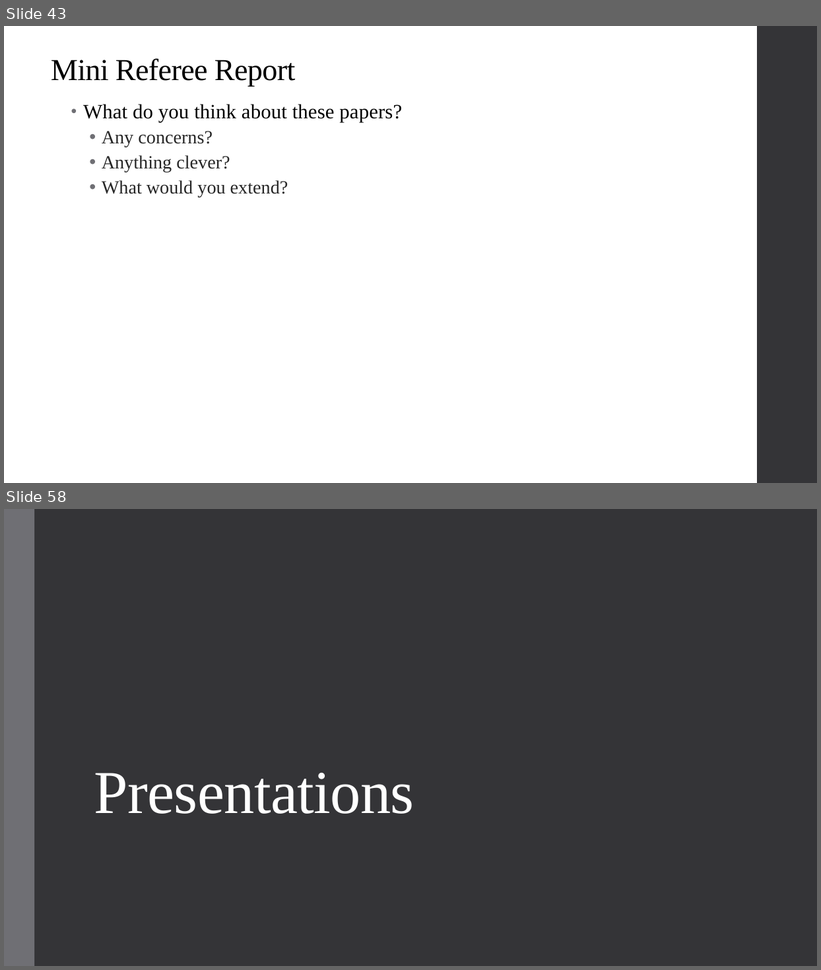
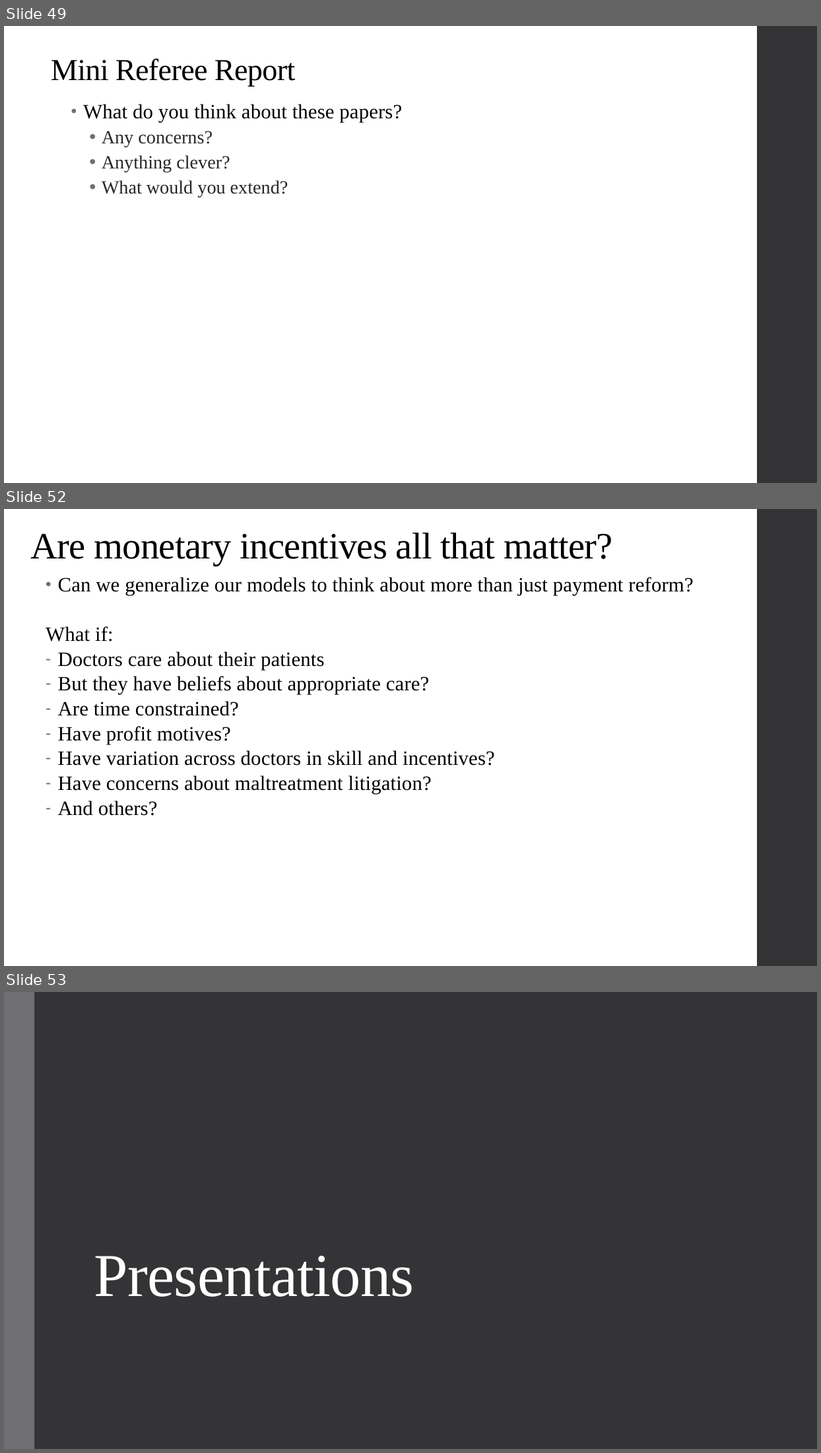
Before and after one commit to alex-hoagland/HAD6750H, a slide deck: Lecture04_ProviderPayment/L4Slides_ProviderPayment_2023W.pptx. Shown one above the other, each under a label of ours: slides 43 and 58 before the commit, slides 49, 52 and 53 after it; the slides between them are not shown. The pictures are 821x970 and 821x1453 pixels, drawn with LibreOffice and Linux fonts; fonts in the diff are those of the drawing. Boxes give left, top, right and bottom in pixels: in the first picture for what was removed or moved away, otherwise in the second. Text is boxed around its words. In the diff, an @@ line names an element or a change of style, - is before the commit and + after.

```diff
--- a/Lecture04_ProviderPayment/L4Slides_ProviderPayment_2023W.pptx
+++ b/Lecture04_ProviderPayment/L4Slides_ProviderPayment_2023W.pptx
@@ slide 52 added at bbox=[4, 509, 817, 966], background #FFFFFF; not listed: 1 template element that a slide beside it also shows @@
@@ title added at bbox=[30, 532, 613, 566], 44 pt, text #000000 @@
+Are monetary incentives all that matter?
@@ text added at bbox=[46, 577, 693, 816], 24 pt, text #000000 @@
+• Can we generalize our models to think about more than just payment reform?
+What if:
+– Doctors care about their patients
+– But they have beliefs about appropriate care?
+– Are time constrained?
+– Have profit motives?
+– Have variation across doctors in skill and incentives?
+– Have concerns about maltreatment litigation?
+– And others?
@@ what was slide 43 is now slide 49 @@
@@ what was slide 58 is now slide 53 @@
```
Also in this commit, not shown: 1 slide changed, 8 other slides added, 1 other file.
